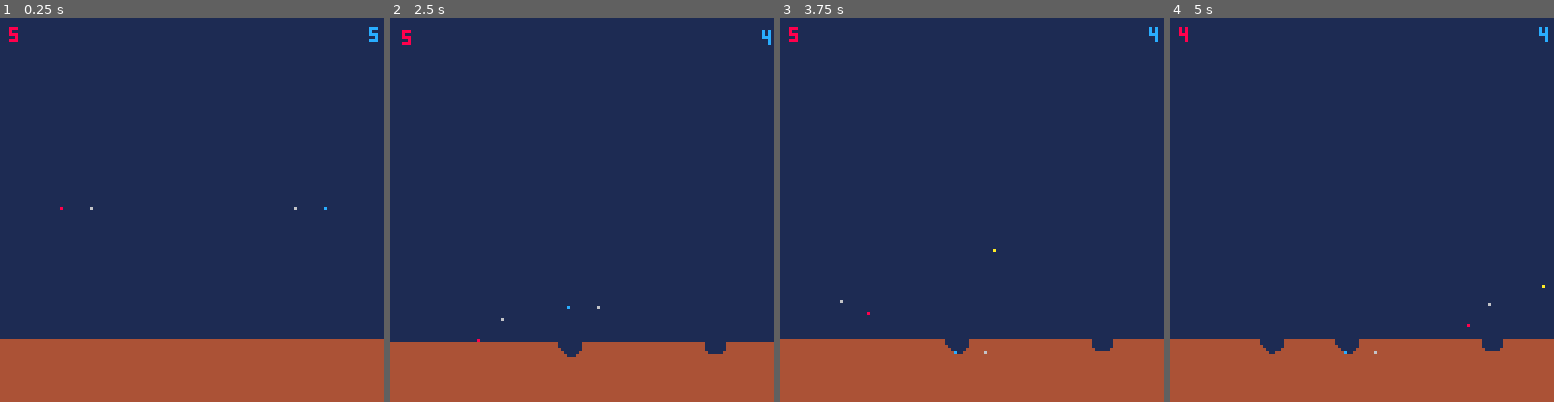
Above: before the commit, frames 1-4 (left to right).
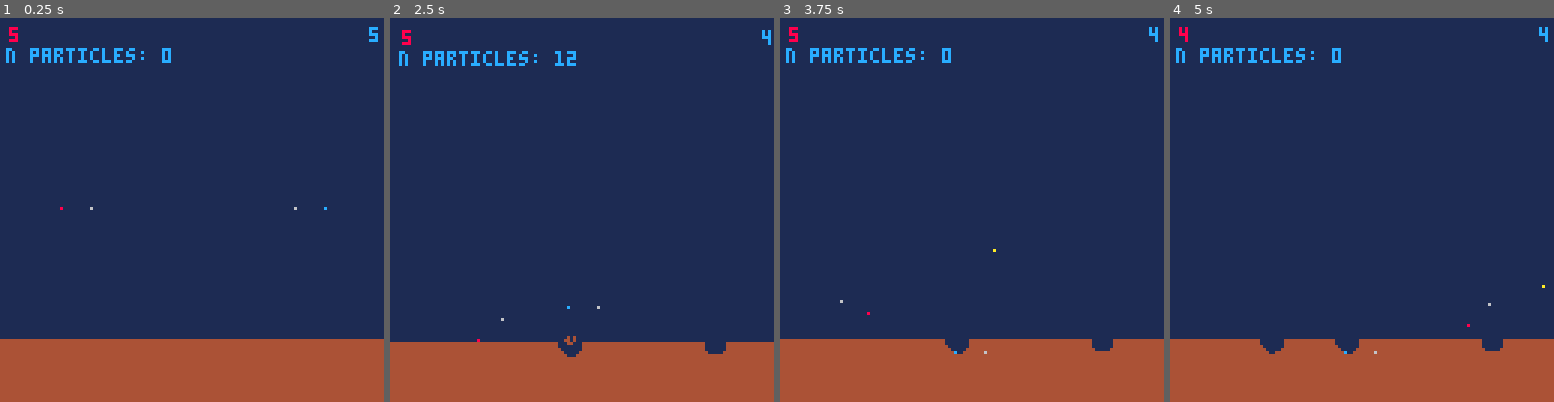
Above: after the commit, the same moments.

Repository: iamapea/miniature_jam
Game: PICO-8 cartridge mini.p8
The game is run twice, just before and just after one commit, with the same random seed, the same clock (stepped at 60 frames per second) and the same inputs.
Inputs:
- Up to frame 1 (0.25 s): no input
- Up to frame 2 (2.5 s): tap X (X key) at 0.33, 1.07, 1.85 s; tap O (Z key) at 0.7, 1.7, 2.1 s; hold Right 1.6-2.1 s; hold Up 2.15-2.42 s; hold Right from 2.47 s (still down)
- Up to frame 3 (3.75 s): tap O (Z key) every 0.4 s from 2.5 to 3.7 s; tap X (X key) at 2.97 s; release Right at 3.03 s; hold Left 3.08-3.58 s; hold Down from 3.63 s (still down)
- Up to frame 4 (5 s): release Down at 3.97 s; hold Right 4.02-4.68 s; tap X (X key) at 4.08 s; tap O (Z key) at 4.1, 4.5, 4.9 s; hold Up from 4.73 s (still down)

The runs differ from the first frame. In frame 1, 0.6% of the frame differs, in the area x 1-45%, y 7-12%; in frame 2, 0.7%, in the area x 2-49%, y 8-86%; in frame 3, 0.6%; in frame 4, 0.6%.

Commit message:
particles

Diff:
--- a/mini.p8
+++ b/mini.p8
@@ -17,6 +17,7 @@
  ground_top_y = world_size_y+ground_height+1
  grav_acc_bullet = 0.01
  grav_acc_player = 0.05
+ grav_acc_particle = 0.01
  cooldown_bullet = 60
  lives = 5
  player_spawn_y = world_size_y-ground_height-50
@@ -34,6 +35,8 @@
  players = {p1,p2}
  -- bullets
  bullets = {}
+ -- particles
+ particles = {}
  -- ground
  ground_x_offset = 2 --start groundleft of screen, so you don't see the border during screen-shake
  ground = init_ground()
@@ -102,6 +105,7 @@
 		end
  end
  collision_bullets(p)
+ update_particles()
  cleanup_bullets()
  update_state()
 end
@@ -136,10 +140,31 @@
   deli(bullets,i)
  end
 end
+
+function update_particles()
+ i_particles_to_remove = {}
+ for i = 1,#particles do
+  c = particles[i]
+  c.vy += c.ay
+  c.x += c.vx
+  c.y += c.vy
+  c.dur -= 1
+  if c.dur < 0 then
+   add(i_particles_to_remove,i)
+  end
+ end
+ for i in all(i_particles_to_remove) do
+  deli(particles,i)
+ end
+end
 -->8
 -- draw --------------------
 function _draw()
  cls(1) --clear screen black (0)
+ --draw particles
+ for c in all(particles) do
+  pset(c.x,c.y,c.c)
+ end
  --draw ground
  for row in all(ground) do
   for g in all(row) do
@@ -175,6 +200,7 @@
         40,64,players[winner].c)
  end
  -- debug
+ print("n particles: "..#particles,2,10)
  --print(debug_str,0,10)
  --pset(debug_pxl[0],debug_pxl[1],7)
 end
@@ -245,6 +271,18 @@
  return it
 end
 
+function new_particle(x,y,vx,vy,c,dur)
+ it = {}
+ it.x = x
+ it.y = y
+ it.vx = vx
+ it.vy = vy
+ it.ay = grav_acc_particle
+ it.c = c
+ it.dur = dur--duration in frames
+ return it
+end
+
 function ground_exists(x,y)
  --check if a ground at x,y exists
  --.. there must be a better way to index 2d array...
@@ -265,6 +303,19 @@
  end
  return false
 end
+
+function create_particles(x,y,c)
+ n_particles = 12
+ duration_frames = 30
+ v_max = 0.5
+ for i = 1,n_particles do
+  vx = rnd(2*v_max)-v_max
+  vy = rnd(2*v_max)-v_max
+  add(particles,
+      new_particle(x,y,vx,vy,c,
+                   duration_frames))
+ end
+end
 -->8
 -- physics -------------------
 function collision_ground(t)
@@ -272,6 +323,7 @@
 -- if pget(t.x,t.y)==ground_color then
  if ground_exists(t.x,t.y) then
   if t.is_explosive then
+   create_particles(t.x,t.y,ground_color)
    explode(t)
   end
   --todo fix going into ground when at lower screen edge
